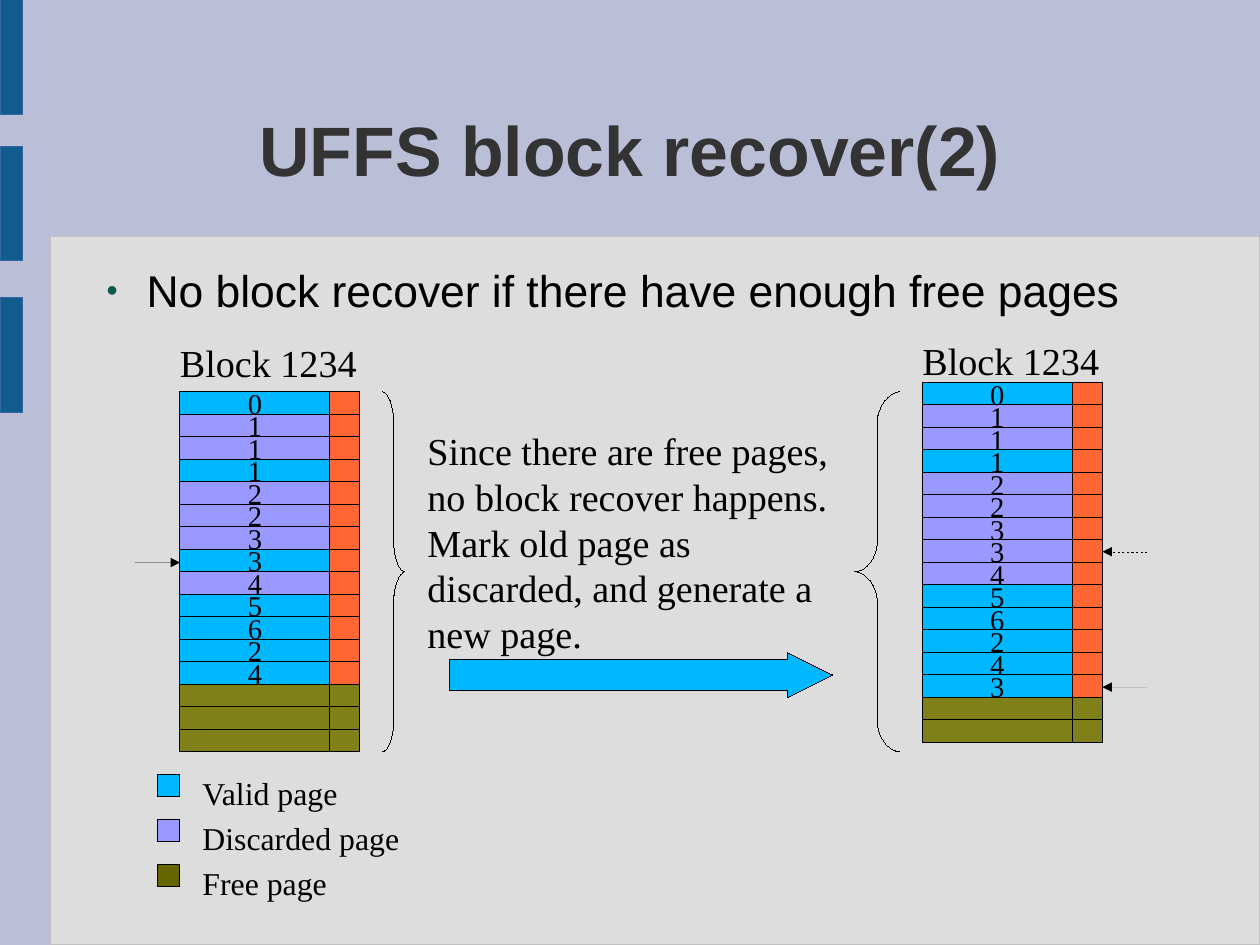
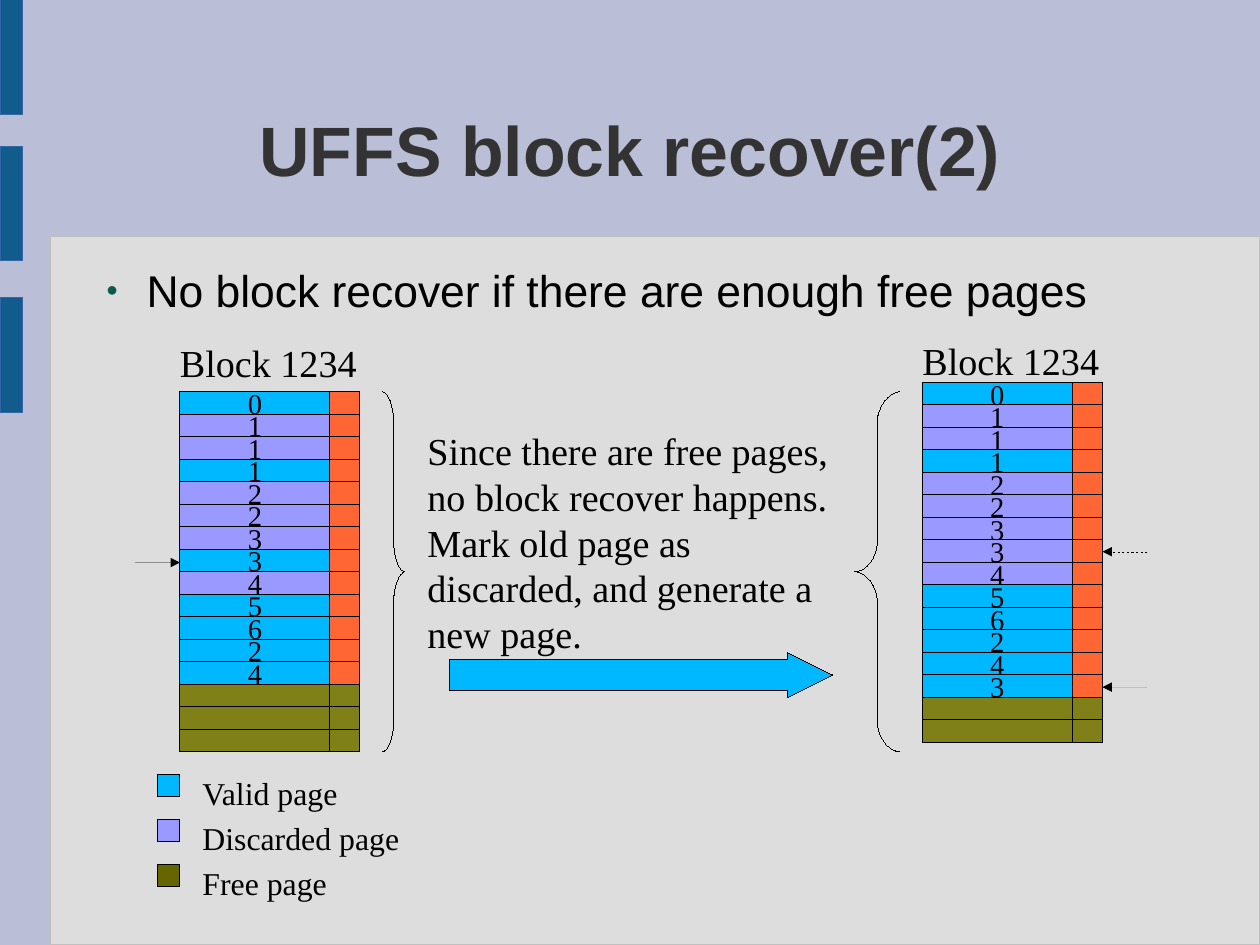
Before and after one commit to rickyzheng/uffs, a slide deck: slide 20 of doc/Understanding-UFFS.odp. Drawn at 1260x945 pixels with LibreOffice and Linux fonts; fonts in the diff are those of the drawing. Boxes give left, top, right and bottom in pixels: in the first picture for what was removed or moved away, otherwise in the second. Text is boxed around its words. In the diff, an @@ line names an element or a change of style, - is before the commit and + after.

```diff
--- a/doc/Understanding-UFFS.odp
+++ b/doc/Understanding-UFFS.odp
@@ text at [147,274,1087,316]: text changed @@
-● No block recover if there have enough free pages
+● No block recover if there are enough free pages
```
Also in this commit, not shown: 4 other slides changed, 1 other file.
